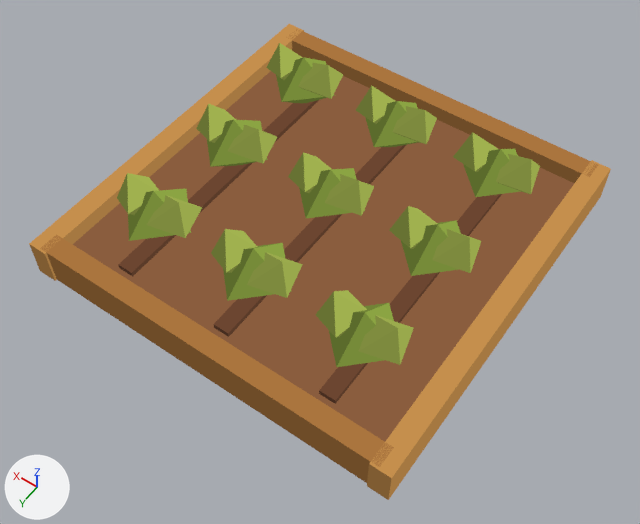
An edit to the glTF model art/exports/farm-ready.gltf, drawn before and after from the same camera.
Before and after are seen from a camera (50 mm lens) standing at (-1.55, 2.26, 3.32) and looking at (-0.08, 0.2, 0.09). Lighting does not change. The marker at lower left points along +X, +Y and +Z. The picture after the commit comes second. Vertices at exactly the same position are counted once.

In view in the first picture: 'farm-ready'.
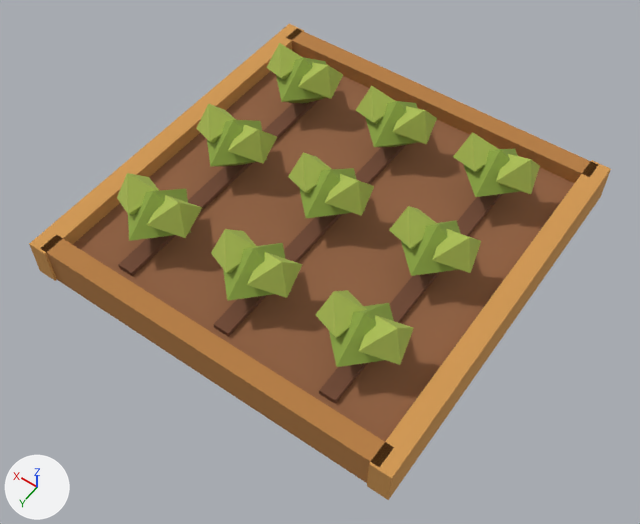
Edits to the bpy script that builds the scene:
```text
Add mat_mattepalettealbedo:
    mat_mattepalettealbedo = bpy.data.materials.new('MattePaletteAlbedo')
    mat_mattepalettealbedo.use_nodes = True; mat_mattepalettealbedo.node_tree.nodes.clear()
    _N = mat_mattepalettealbedo.node_tree.nodes; _L = mat_mattepalettealbedo.node_tree.links
    n0 = _N.new('ShaderNodeBsdfPrincipled'); n0.name = 'Principled BSDF'
    n0.inputs[2].default_value = 1.0  # 'Roughness'
    n1 = _N.new('ShaderNodeOutputMaterial'); n1.name = 'Material Output'
    n2 = _N.new('ShaderNodeVertexColor'); n2.name = 'Color Attribute'
    _L.new(n0.outputs[0], n1.inputs[0])  # 'BSDF' to 'Surface'
    _L.new(n2.outputs[0], n0.inputs[0])  # 'Color' to 'Base Color'
Change me_farm_ready:
    where me_farm_ready.from_pydata(...)  # 226 vertices, 312 faces; spans x -0.96..0.96, y -0.97..0.97, z 0.01..0.51
    used by ob_farm_ready; location = (0.0, 0.0, 0.0)
    remove me_farm_ready.materials.append(mat_bakedpalette)
    me_farm_ready part 1: 144 faces centred in x -0.69..0.72, y -0.61..0.61, z 0.28..0.42 are repainted in the vertex colours; the middle colour goes from dark green #677233 to green #acbe55
    me_farm_ready part 2: 76 faces centred in x -0.93..0.93, y -0.61..0.61, z 0.25..0.45 are repainted in the vertex colours; the middle colour goes from yellow #99a44c to green #acbe55
    me_farm_ready part 3: 44 faces centred in x -0.59..0.9, y -0.9..0.9, z 0.01..0.2 are repainted in the vertex colours; the middle colour goes from brown #563827 to brown #744b35
    me_farm_ready part 4: 48 faces centred in x -0.96..0.96, y -0.97..0.97, z 0.05..0.25 are repainted in the vertex colours; the middle colour goes from brown #7f5c32 to orange #b77e43
    add me_farm_ready.materials.append(mat_mattepalettealbedo)
```

Changed parts and their boxes [x1, y1, x2, y2] in the pictures (640 x 524 px):
part 1 of me_farm_ready, recoloured: [117, 43, 529, 367] in both
part 2 of me_farm_ready, recoloured: [30, 24, 611, 478] in both
part 3 of me_farm_ready, recoloured: [120, 100, 502, 404] in both
part 4 of me_farm_ready, recoloured: [30, 30, 610, 499] in both
